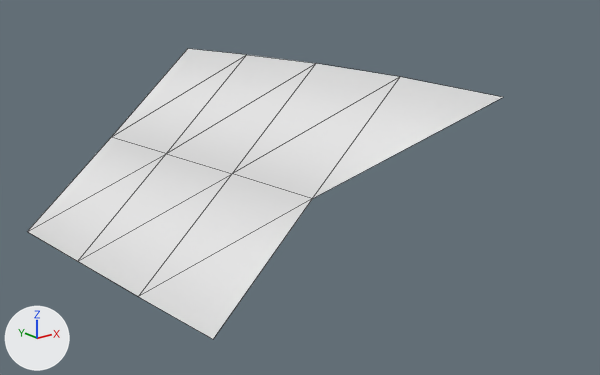
The OBJ model models/areas/peppermill/preview_grass_-1_3.obj: old version first, new version second.
Rendered twice from a 50 mm lens placed at (-39.3, -116.8, 18.0), pointed at (-10.0, -80.2, 3.3). Lighting does not change. The marker at lower left points along +X, +Y and +Z. The older version comes first. Mesh edges are drawn as thin lines. Where no turn or scale is listed for an object, it has been applied to the vertices. Vertices at exactly the same position are counted once.

Before the edit, the objects in view are built like this:
```python
me_preview_grass__1_3 = bpy.data.meshes.new('preview_grass_-1_3')
me_preview_grass__1_3.from_pydata(...)  # 13 vertices, 13 faces; spans x -21.7..-6.9, y -91.9..-66.0, z -0.7..10.3
ob_preview_grass__1_3 = bpy.data.objects.new('preview_grass_-1_3', me_preview_grass__1_3)
ob_preview_grass__1_3.location = (0.0, 0.0, 0.0)
```
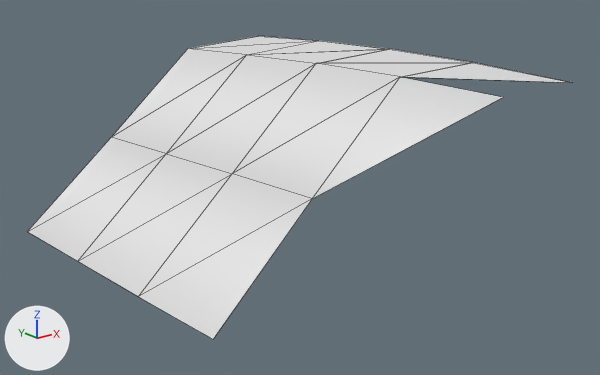
What the commit changed:
me_preview_grass__1_3 is used by ob_preview_grass__1_3; location (0.0, 0.0, 0.0).
me_preview_grass__1_3 had 13 vertices, 13 faces and spanned x -21.7..-6.9, y -91.9..-66.0, z -0.7..10.3.
me_preview_grass__1_3 now has 30 vertices, 24 faces and spans x -21.7..-0.4, y -91.9..-65.5, z -0.7..10.5.
Part 1, on me_preview_grass__1_3:
17 vertices are added at x -8.8..-0.4, y -91.4..-65.5, z 9.8..10.5.
11 new faces join them.

Where the change shows, as pixel boxes [x1, y1, x2, y2] in the pictures (600 x 375 px):
'preview_grass_-1_3', reshaped (14% wider)
    before: [27, 49, 503, 339]
    after: [27, 36, 572, 339]
part 1 of me_preview_grass__1_3, added
    after: [188, 36, 572, 83]
